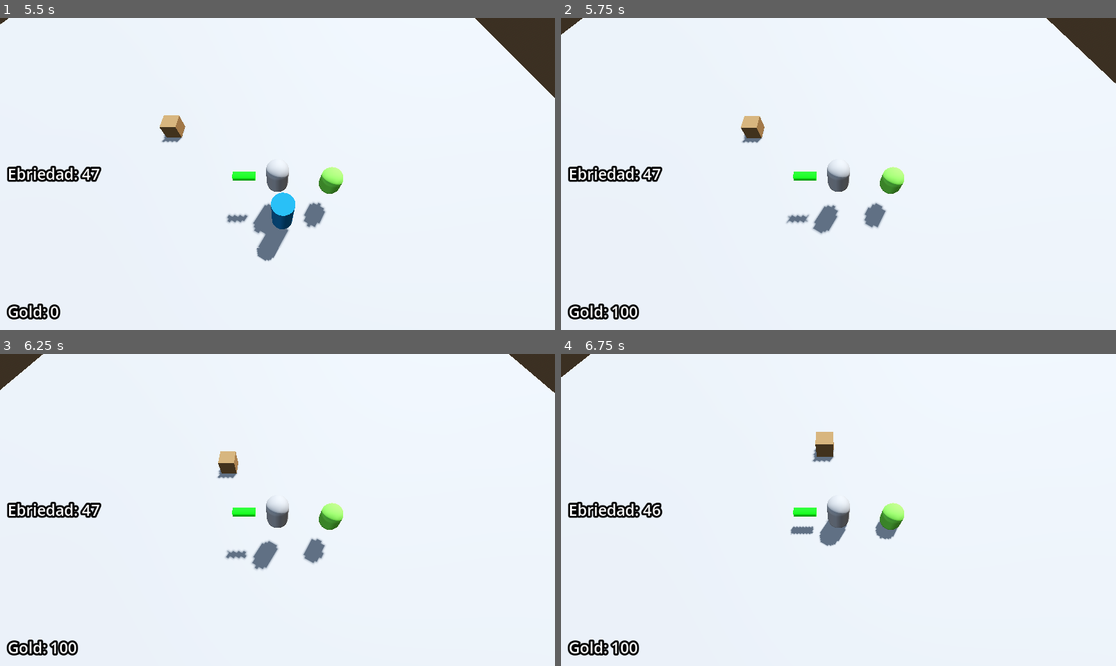
Above: before the commit, frames 1-4 (two rows, left to right).
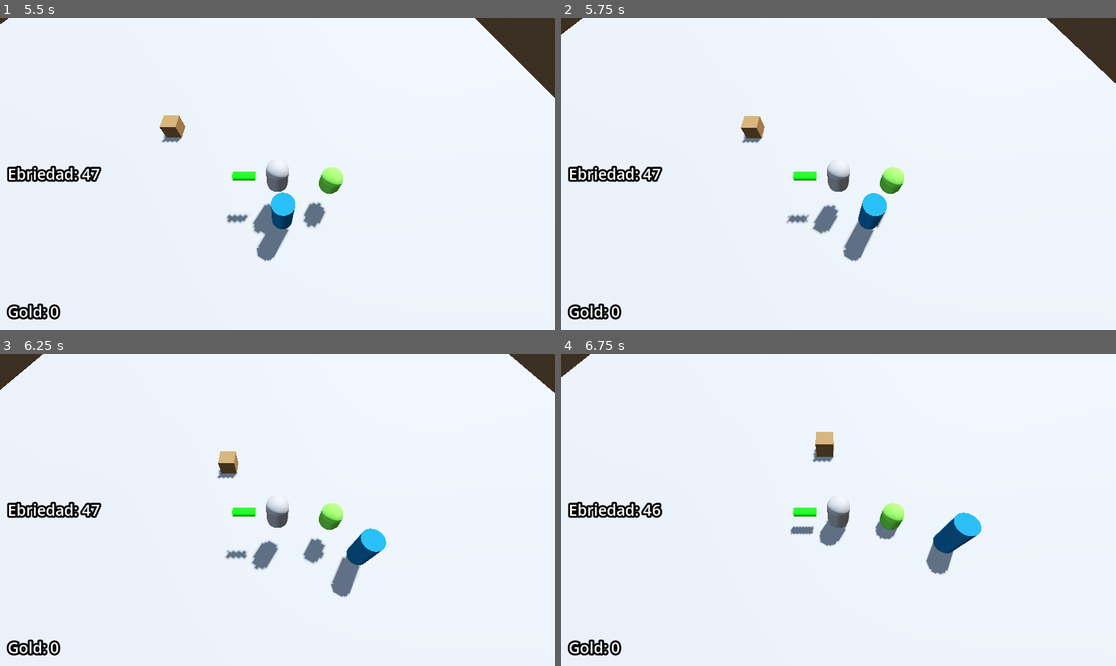
Above: after the commit, the same moments.

Repository: Ra-vanTech/ProjectBoozeArmy
Game: Godot game, scene res://ui/menu_screen/main_menu.tscn
The game is run twice, just before and just after one commit, with the same random seed, the same clock (stepped at 60 frames per second) and the same inputs.
Inputs (mouse positions are in pixels of both pictures, inside the frame that each line leads up to):
- Up to frame 1 (5.5 s): click "Jugar" at 0.5 s; click "Jugar" at 1.25 s; move the mouse to (399, 158) at 2.02 s; hold D (move_right) 2.03-2.78 s; tap Q (despawn_dwarf) at 2.1, 4.35 s; tap Space (jump) at 2.27, 3.02, 4.52, 5.27 s; move the mouse to (166, 189) at 2.77 s; hold S (move_back) 2.78-3.53 s; right-click (166, 189) at 2.85 s; move the mouse to (333, 105) at 3.52 s; hold D (move_right) 3.53-4.28 s; tap E (spawn_dwarf) at 3.6 s; move the mouse to (249, 236) at 4.27 s; hold W (move_forward) 4.28-5.03 s; move the mouse to (444, 220) at 5.02 s; hold A (move_left) from 5.03 s (still down); right-click (444, 220) at 5.1 s
- Up to frame 2 (5.75 s): keep holding A (move_left)
- Up to frame 3 (6.25 s): keep holding A (move_left); move the mouse to (111, 463) at 5.77 s; tap E (spawn_dwarf) at 5.85 s; tap Space (jump) at 6.02 s
- Up to frame 4 (6.75 s): move the mouse to (866, 510) at 6.52 s; release A (move_left) at 6.53 s; hold S (move_back) from 6.53 s (still down); tap Q (despawn_dwarf) at 6.6 s

Frame 1 is identical in both runs. In frame 2, 1.0% of the frame differs, in the area x 8-59%, y 56-97%; in frame 3, 1.1%; in frame 4, 1.2%, in the area x 8-76%, y 50-97%.

Commit message:
refactor: reducción de multiplicación de daño

Diff:
--- a/entities/player/dwarves/scripts/enano_base.gd
+++ b/entities/player/dwarves/scripts/enano_base.gd
@@ -35,7 +35,8 @@
 	var mod_ebriedad: float = obtener_modificador_ebriedad()
 	var mod_upgrades: float = obtener_modificador_upgrades()
 	#retorna la formula de daño final
-	return damage * (1.0 + mod_ebriedad) * (1.0 + mod_upgrades)
+	#al dividir entre 50 el nivel de ebriedad se hace que su multiplicador más alto sea de x3
+	return damage * (1.0 + mod_ebriedad / 50) * (1.0 + mod_upgrades)
 
 
 # Acciones base (poliformismo)
